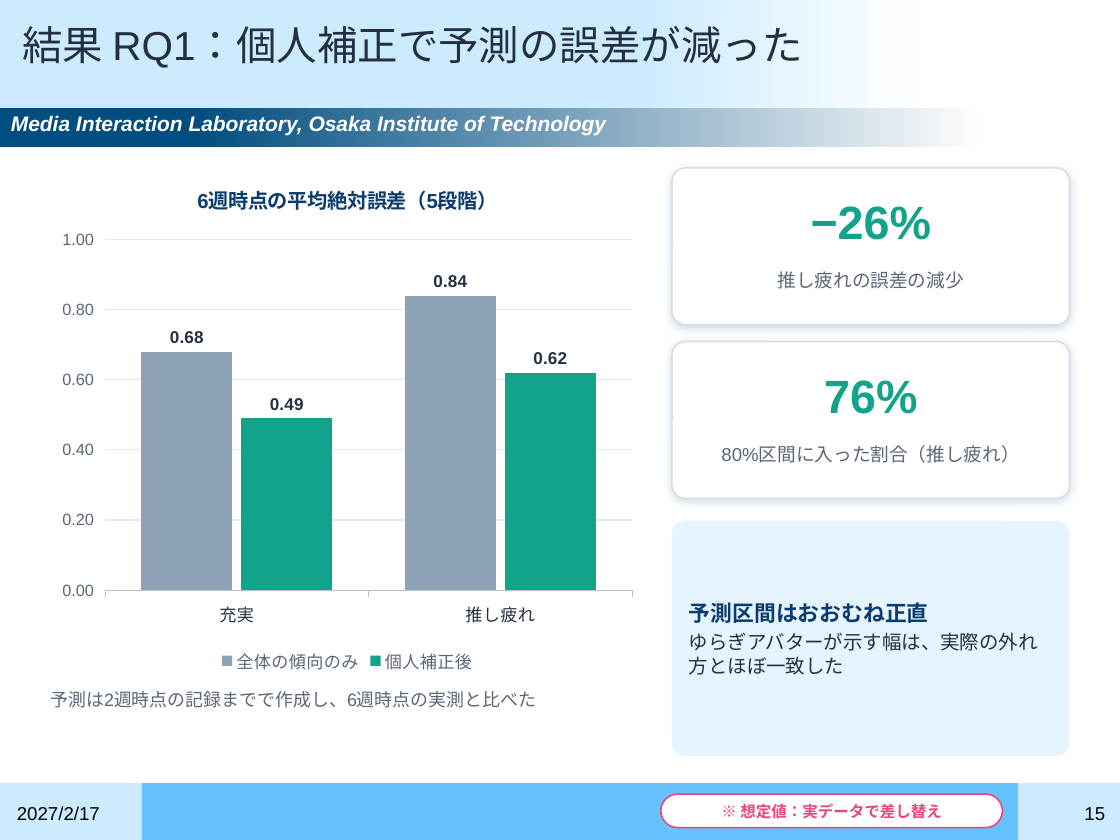
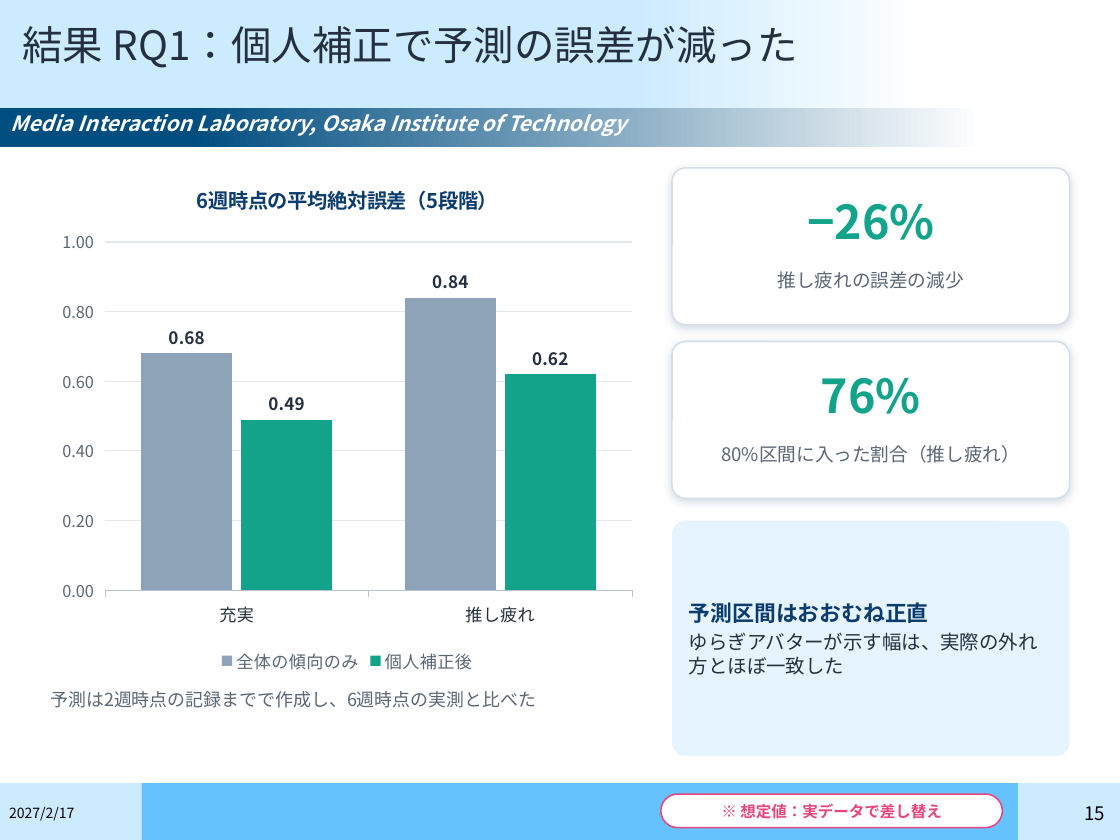
Before and after one commit to gen3121/semonster, a slide deck: slide 15 of research-materials/slides/07_発表①_20270217_修士論文公聴会.pptx. Drawn at 1120x840 pixels with LibreOffice and Linux fonts; fonts in the diff are those of the drawing; background and template pictures are left out. Boxes give left, top, right and bottom in pixels: in the first picture for what was removed or moved away, otherwise in the second. Text is boxed around its words. In the diff, an @@ line names an element or a change of style, - is before the commit and + after.

```diff
--- a/research-materials/slides/07_発表①_20270217_修士論文公聴会.pptx
+++ b/research-materials/slides/07_発表①_20270217_修士論文公聴会.pptx
@@ font Arial to Noto Sans CJK JP in 7 elements at (x1=22, y1=26, x2=797, y2=68), (x1=1085, y1=806, x2=1106, y2=821), (x1=50, y1=691, x2=536, y2=708), (x1=807, y1=204, x2=935, y2=240), (x1=821, y1=378, x2=921, y2=414), (x1=721, y1=445, x2=1020, y2=463), (x1=11, y1=114, x2=626, y2=136) @@
@@ column chart at (x1=50, y1=162, x2=644, y2=678) @@
@@ data labels of 全体の傾向のみ changed @@
@@ data labels of 個人補正後 changed @@
@@ legend changed @@
@@ category axis changed @@
@@ value axis changed @@
@@ lettering changed @@
@@ text "2027/2/17" at (x1=9, y1=807, x2=74, y2=821): size 12 to 9 pt, font Arial to Noto Sans CJK JP @@
```
Also in this commit, not shown: 22 other slides changed, 33 other files.
